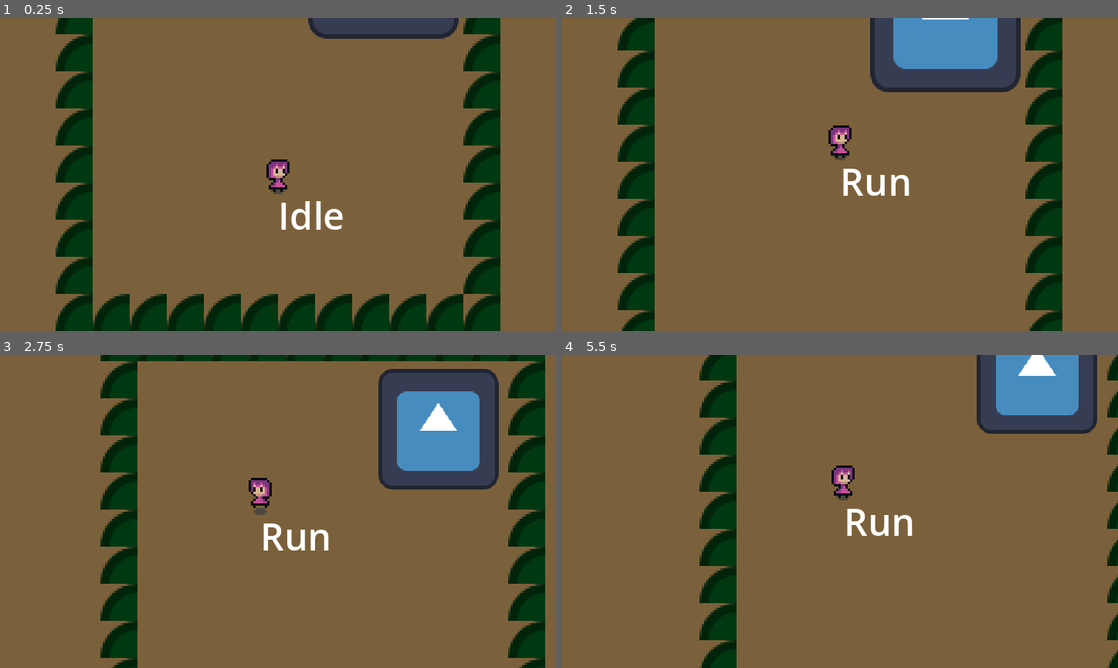
Above: before the commit, frames 1-4 (two rows, left to right).
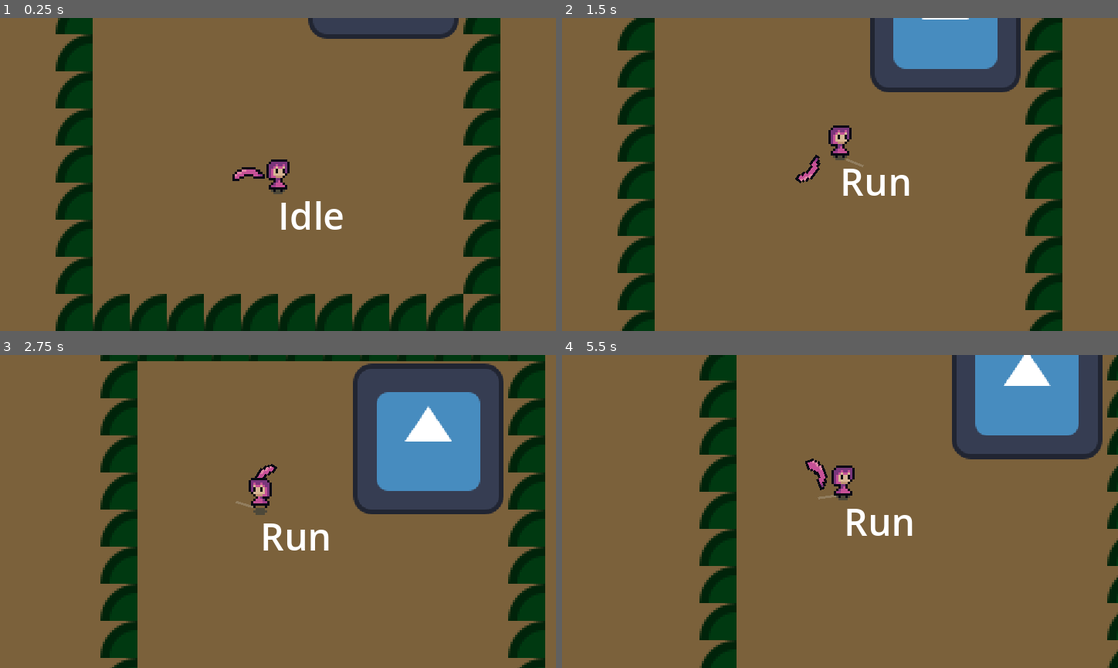
Above: after the commit, the same moments.

Repository: OlliO6/Cursed-Room
Game: Godot game, scene res://game.tscn
The game is run twice, just before and just after one commit, with the same random seed, the same clock (stepped at 60 frames per second) and the same inputs. The engine's default icon, where the game draws it, is replaced by a stand-in: a white triangle on a blue panel in a dark square.
Inputs (mouse positions are in pixels of both pictures, inside the frame that each line leads up to):
- Up to frame 1 (0.25 s): no input
- Up to frame 2 (1.5 s): tap Enter at 0.5 s; move the mouse to (812, 237) at 0.52 s; hold W (move_up) from 0.53 s (still down); click (812, 237) at 0.6 s; move the mouse to (1006, 221) at 1.27 s; right-click (1006, 221) at 1.35 s
- Up to frame 3 (2.75 s): move the mouse to (111, 464) at 2.02 s; release W (move_up) at 2.03 s; hold A (move_left) from 2.03 s (still down); click (111, 464) at 2.1 s
- Up to frame 4 (5.5 s): move the mouse to (867, 511) at 2.77 s; right-click (867, 511) at 2.85 s; move the mouse to (756, 433) at 3.52 s; release A (move_left) at 3.53 s; hold S (move_down) 3.53-4.28 s; click (756, 433) at 3.6 s; move the mouse to (962, 495) at 4.27 s; hold D (move_right) 4.28-5.03 s; right-click (962, 495) at 4.35 s; move the mouse to (728, 527) at 5.02 s; hold W (move_up) from 5.03 s (still down); click (728, 527) at 5.1 s

The runs differ from the first frame. In frame 1, 0.2% of the frame differs, in the area x 41-48%, y 47-53%; in frame 2, 0.2%; in frame 3, 7.9%, in the area x 42-91%, y 2-51%; in frame 4, 6.2%.

Commit message:
Add sprites for weapon

Diff:
--- a/player/player.tscn
+++ b/player/player.tscn
@@ -7,6 +7,7 @@
 [ext_resource type="Script" path="res://player/weapon_holder.gd" id="4_wkoiu"]
 [ext_resource type="PackedScene" uid="uid://mxire01kjgcv" path="res://player/weapons/moon.tscn" id="5_hxix6"]
 [ext_resource type="Texture2D" uid="uid://crc2n1ym5udn0" path="res://player/player.png" id="6_6m5mg"]
+[ext_resource type="Texture2D" uid="uid://cbsh01gwdjmhr" path="res://player/aim.png" id="8_n5h8r"]
 
 [sub_resource type="CircleShape2D" id="CircleShape2D_tiiay"]
 radius = 4.0
@@ -77,6 +78,18 @@
 position = Vector2(0, -3)
 texture = ExtResource("4_8ivth")
 
+[node name="WeaponHolder" type="Node2D" parent="." node_paths=PackedStringArray("_weapon")]
+position = Vector2(0, -3)
+script = ExtResource("4_wkoiu")
+_weapon = NodePath("Moon")
+
+[node name="Moon" parent="WeaponHolder" instance=ExtResource("5_hxix6")]
+
+[node name="Sprite2D" type="Sprite2D" parent="WeaponHolder"]
+modulate = Color(1, 1, 1, 0.2)
+position = Vector2(7, 0)
+texture = ExtResource("8_n5h8r")
+
 [node name="AnimatedSprite2D" type="AnimatedSprite2D" parent="."]
 position = Vector2(0, -6)
 sprite_frames = SubResource("SpriteFrames_icmlv")
@@ -85,10 +98,3 @@
 [node name="StateLabel" type="Label" parent="."]
 offset_right = 40.0
 offset_bottom = 23.0
-
-[node name="WeaponHolder" type="Node2D" parent="." node_paths=PackedStringArray("_weapon")]
-script = ExtResource("4_wkoiu")
-_weapon = NodePath("Moon")
-
-[node name="Moon" parent="WeaponHolder" instance=ExtResource("5_hxix6")]
-visible = false
--- a/player/weapons/moon.tscn
+++ b/player/weapons/moon.tscn
@@ -1,12 +1,12 @@
 [gd_scene load_steps=10 format=3 uid="uid://mxire01kjgcv"]
 
 [ext_resource type="Script" path="res://player/weapons/weapon.gd" id="1_s10h2"]
-[ext_resource type="Texture2D" uid="uid://dew8eid31v3cj" path="res://icon.svg" id="2_qwbfq"]
 [ext_resource type="Script" path="res://components/attack_area.gd" id="3_kx1pm"]
+[ext_resource type="Texture2D" uid="uid://brjxcfpqtgtmn" path="res://player/weapons/moon.png" id="3_q2703"]
 [ext_resource type="Script" path="res://player/weapons/queued_animation_player.gd" id="4_25nxt"]
 
 [sub_resource type="RectangleShape2D" id="RectangleShape2D_tyops"]
-size = Vector2(40, 23)
+size = Vector2(23.5104, 10.6366)
 
 [sub_resource type="Animation" id="Animation_ar36f"]
 length = 0.001
@@ -37,7 +37,7 @@
 tracks/2/type = "value"
 tracks/2/imported = false
 tracks/2/enabled = true
-tracks/2/path = NodePath("Pivot/Sprite2D:flip_v")
+tracks/2/path = NodePath("Pivot/Sprite2D:flip_h")
 tracks/2/interp = 1
 tracks/2/loop_wrap = true
 tracks/2/keys = {
@@ -45,6 +45,18 @@
 "transitions": PackedFloat32Array(1),
 "update": 1,
 "values": [false]
+}
+tracks/3/type = "value"
+tracks/3/imported = false
+tracks/3/enabled = true
+tracks/3/path = NodePath("Pivot/Sprite2D:frame")
+tracks/3/interp = 1
+tracks/3/loop_wrap = true
+tracks/3/keys = {
+"times": PackedFloat32Array(0),
+"transitions": PackedFloat32Array(1),
+"update": 1,
+"values": [0]
 }
 
 [sub_resource type="Animation" id="Animation_uj18e"]
@@ -86,22 +98,34 @@
 tracks/2/interp = 1
 tracks/2/loop_wrap = true
 tracks/2/keys = {
-"times": PackedFloat32Array(0, 0.5, 2),
-"transitions": PackedFloat32Array(-2, 3.86374, 1),
+"times": PackedFloat32Array(0, 0.5),
+"transitions": PackedFloat32Array(-2, 3.86374),
 "update": 0,
-"values": [-1.5708, 1.8326, 1.5708]
+"values": [-1.8326, 1.8326]
 }
 tracks/3/type = "value"
 tracks/3/imported = false
 tracks/3/enabled = true
-tracks/3/path = NodePath("Pivot/Sprite2D:flip_v")
+tracks/3/path = NodePath("Pivot/Sprite2D:flip_h")
 tracks/3/interp = 1
 tracks/3/loop_wrap = true
 tracks/3/keys = {
-"times": PackedFloat32Array(0, 2),
+"times": PackedFloat32Array(0, 0.6),
 "transitions": PackedFloat32Array(1, 1),
 "update": 1,
 "values": [false, true]
+}
+tracks/4/type = "value"
+tracks/4/imported = false
+tracks/4/enabled = true
+tracks/4/path = NodePath("Pivot/Sprite2D:frame")
+tracks/4/interp = 1
+tracks/4/loop_wrap = true
+tracks/4/keys = {
+"times": PackedFloat32Array(0, 0.4),
+"transitions": PackedFloat32Array(1, 1),
+"update": 1,
+"values": [1, 0]
 }
 
 [sub_resource type="Animation" id="Animation_nwx7w"]
@@ -143,22 +167,34 @@
 tracks/2/interp = 1
 tracks/2/loop_wrap = true
 tracks/2/keys = {
-"times": PackedFloat32Array(0, 0.5, 1.5),
-"transitions": PackedFloat32Array(-2, 4.59479, 1),
+"times": PackedFloat32Array(0, 0.5),
+"transitions": PackedFloat32Array(-2, 4.59479),
 "update": 0,
-"values": [1.5708, -1.8326, -1.5708]
+"values": [1.5708, -1.8326]
 }
 tracks/3/type = "value"
 tracks/3/imported = false
 tracks/3/enabled = true
-tracks/3/path = NodePath("Pivot/Sprite2D:flip_v")
+tracks/3/path = NodePath("Pivot/Sprite2D:flip_h")
 tracks/3/interp = 1
 tracks/3/loop_wrap = true
 tracks/3/keys = {
-"times": PackedFloat32Array(0, 1.5),
+"times": PackedFloat32Array(0, 0.6),
 "transitions": PackedFloat32Array(1, 1),
 "update": 1,
 "values": [true, false]
+}
+tracks/4/type = "value"
+tracks/4/imported = false
+tracks/4/enabled = true
+tracks/4/path = NodePath("Pivot/Sprite2D:frame")
+tracks/4/interp = 1
+tracks/4/loop_wrap = true
+tracks/4/keys = {
+"times": PackedFloat32Array(0, 0.4),
+"transitions": PackedFloat32Array(1, 1),
+"update": 1,
+"values": [1, 0]
 }
 
 [sub_resource type="AnimationLibrary" id="AnimationLibrary_p5ejr"]
@@ -171,22 +207,15 @@
 [node name="Moon" type="Node2D"]
 script = ExtResource("1_s10h2")
 
-[node name="Arrow" type="Sprite2D" parent="."]
-modulate = Color(1, 1, 1, 0.454902)
-position = Vector2(9.225, 0)
-rotation = 1.5708
-scale = Vector2(0.0467161, 0.148077)
-texture = ExtResource("2_qwbfq")
-region_enabled = true
-region_rect = Rect2(16, 16, 96, 104)
-
 [node name="Pivot" type="Node2D" parent="."]
 rotation = -1.5708
 
 [node name="Sprite2D" type="Sprite2D" parent="Pivot"]
-texture = ExtResource("2_qwbfq")
-offset = Vector2(16, 0)
-region_enabled = true
+position = Vector2(12.7465, 6.52124)
+rotation = -1.5708
+texture = ExtResource("3_q2703")
+flip_v = true
+hframes = 2
 region_rect = Rect2(47.5518, 116, 32.4482, 12)
 
 [node name="AttackArea" type="Area2D" parent="Pivot"]
@@ -197,7 +226,8 @@
 active = false
 
 [node name="CollisionShape2D" type="CollisionShape2D" parent="Pivot/AttackArea"]
-position = Vector2(20, 0.5)
+position = Vector2(12.1341, 6.68173)
+scale = Vector2(1, 1)
 shape = SubResource("RectangleShape2D_tyops")
 
 [node name="AnimationPlayer" type="AnimationPlayer" parent="."]
Binary file added: player/aim.png
Not shown, added: player/aim.png.import
Not shown: 1 places in player/player.tscn that only renumber resources
Binary file added: player/weapons/moon.png
Not shown, added: player/weapons/moon.png.import
